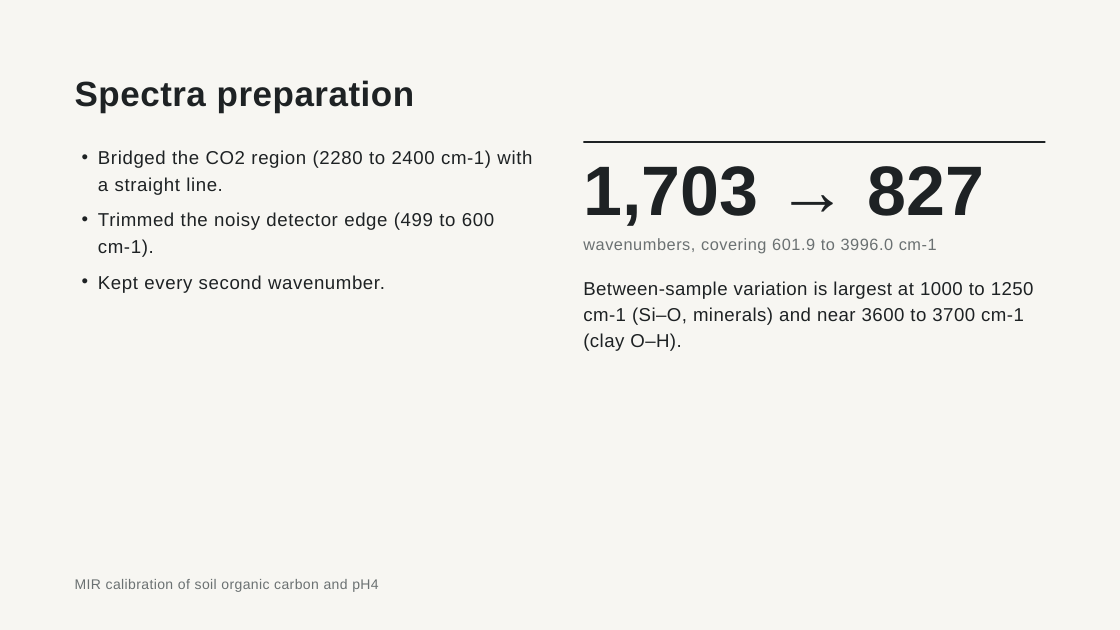
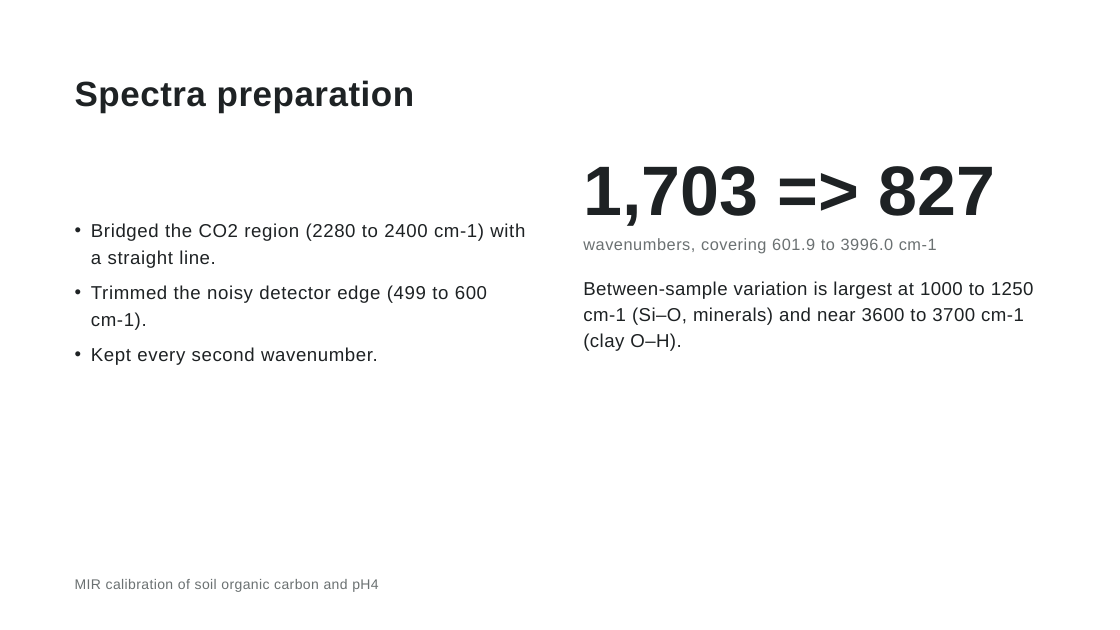
Before and after one commit to phanuelayuka/DSA8401_AML_capstone_project, a slide deck: slide 5 of MIR calibration of soil organic carbon and pH.pptx (slide 4 before the commit). Drawn at 1120x630 pixels with LibreOffice and Linux fonts; fonts in the diff are those of the drawing. Boxes give left, top, right and bottom in pixels: in the first picture for what was removed or moved away, otherwise in the second. Text is boxed around its words. In the diff, an @@ line names an element or a change of style, - is before the commit and + after.

```diff
--- a/MIR calibration of soil organic carbon and pH.pptx
+++ b/MIR calibration of soil organic carbon and pH.pptx
@@ background #F7F6F2 to #FFFFFF @@
@@ line removed from (583, 142) to (1045, 142) @@
@@ text at [583, 166, 996, 226]: text changed @@
-1,703 → 827
+1,703 => 827
@@ text "Bridged the CO2 region (2280 ...": place and size @@
-text "Bridged the CO2 region (2280 ..." at [98, 150, 532, 293]
+text "Bridged the CO2 region (2280 ..." at [91, 223, 525, 365]
```
Also in this commit, not shown: 14 other slides changed, 1 slide added, 1 other file.
